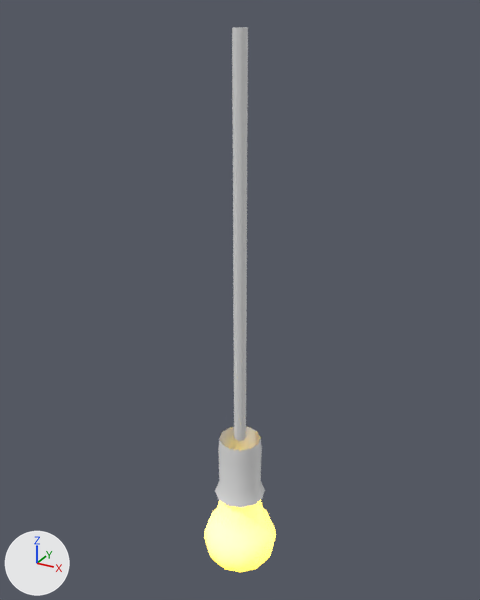
One commit to the glTF model historically-accurate-game-jam-13/Assets/3D/lightbulb.glb: the scene before it, then after it.
One viewpoint serves both versions: a 50 mm lens placed at (0.215, -0.391, 0.138), pointed at (-0.006, 0.01, -0.063). Every picture has the same lights, and +X, +Y and +Z are marked at lower left. The older version comes first. Vertices at exactly the same position are counted once.
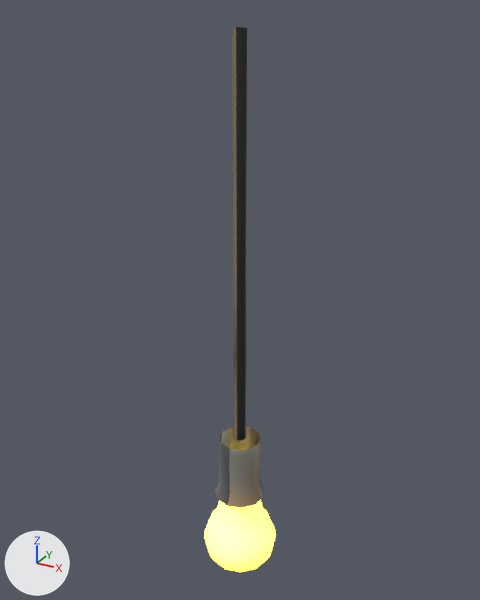
Location of each change, [x1, y1, x2, y2] in pixels of the pictures (480 x 600 px):
'Cylinder.002', recoloured, surface changed (darker): [215, 27, 265, 511] in both
part 1 of me_cylinder_002, recoloured (darker): [215, 27, 265, 508] in both
part 2 of me_cylinder_002, surface changed (darker): [215, 27, 265, 511] in both

Diff of the bpy script that builds the scene:
```diff
--- a/historically-accurate-game-jam-13/Assets/3D/lightbulb.glb.py
+++ b/historically-accurate-game-jam-13/Assets/3D/lightbulb.glb.py
@@ img_roomitems_normal @@
+img_roomitems_normal = load_image('roomitems_Normal', '_unpacked/roomitems_Normal', 1024, 1024, 'Non-Color')
@@ img_roomitems_metallic_roomitems_roughness @@
+img_roomitems_metallic_roomitems_roughness = load_image('roomitems_Metallic-roomitems_Roughness', '_unpacked/roomitems_Metallic-roomitems_Roughness', 1024, 1024, 'Non-Color')
@@ img_roomitems_base_color @@
+img_roomitems_base_color = load_image('roomitems_Base_color', '_unpacked/roomitems_Base_color', 1024, 1024, 'sRGB')
@@ mat_roomitems @@
+mat_roomitems = bpy.data.materials.new('roomitems')
+# uses the picture img_roomitems_base_color
+# uses the picture img_roomitems_metallic_roomitems_roughness
+# uses the picture img_roomitems_normal
@@ me_cylinder_002 @@
 me_cylinder_002.from_pydata(...)  # 217 vertices, 396 faces; spans x -0.031..0.031, y -0.031..0.031, z -0.305..0.126
 # used by ob_cylinder_002; location = (0.0, 0.0, 0.0)
+# me_cylinder_002 part 1: all 144 faces that had it switch from no material to mat_roomitems
+# me_cylinder_002 part 2: texture (UV) coordinates of 396 of 396 faces, centred in x -0.029..0.029, y -0.029..0.029, z -0.305..0.025, changed; they spanned u 0.0..1.0, v 0.5..0.5 and now span u 0.08..0.68, v 0.41..0.77
 me_cylinder_002.materials.append(mat_lightbulb)
```
